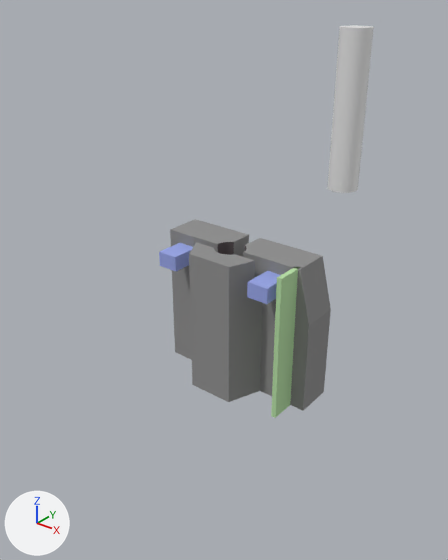
One commit to the Blender file subaru-cover.blend: the scene before it, then after it.
Rendered twice from a camera (50 mm lens) standing at (77.6, -100.2, 70.2) and looking at (-2.0, -0.7, 8.5). Lighting does not change. The marker at lower left points along +X, +Y and +Z.
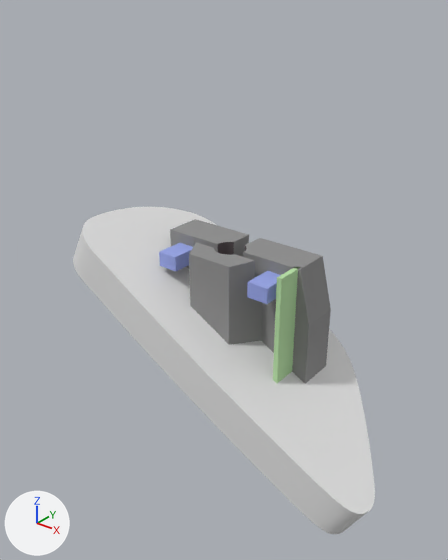
Commit message: Subaru cover. Back images.

The change, as JSON lines over the scene's bpy script:
```json
{"op": "add", "block": "me_mesh_001", "code": ["me_mesh_001 = bpy.data.meshes.new('Mesh.001')", "me_mesh_001.from_pydata(...)  # 864 vertices, 578 faces; spans x -133.0..160.0, y -56.0..71.0, z 0.0..33.0"]}
{"op": "remove", "block": "ob_cylinder_002", "code": ["ob_cylinder_002 = bpy.data.objects.new('Cylinder.002', me_cylinder_003)", "ob_cylinder_002.location = (9.9, 30.0, 42.9)", "ob_cylinder_002.scale = (1.0, 1.0, 1.2)"]}
{"op": "add", "block": "ob_nurbscircle", "code": ["ob_nurbscircle = bpy.data.objects.new('NurbsCircle', me_mesh_001)", "ob_nurbscircle.location = (2.0, 2.2, 0.6)", "ob_nurbscircle.rotation_euler = (-3.142, 0.497, 0.0)  # degrees (-180, 28, 0)", "ob_nurbscircle.scale = (0.3, 0.3, 0.3)"]}
```

Pixel boxes [x1, y1, x2, y2] of what changed, in the pictures (448 x 560 px):
```json
{"object": "NurbsCircle", "change": "added", "after": [73, 207, 375, 534]}
{"object": "Cylinder.002", "change": "deleted", "before": [327, 25, 374, 193]}
```
